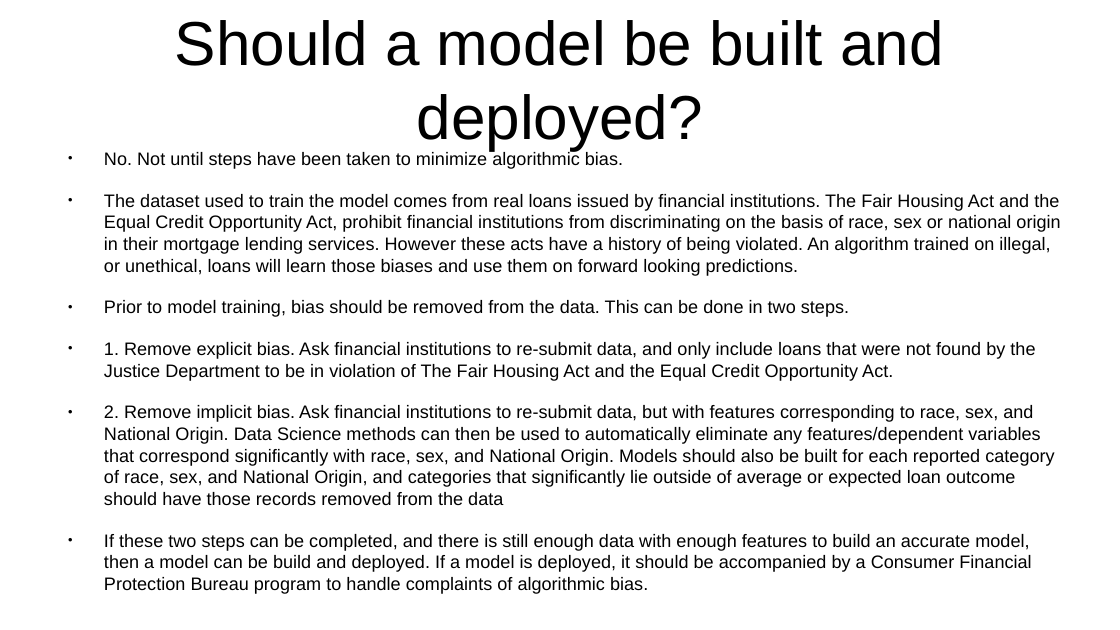
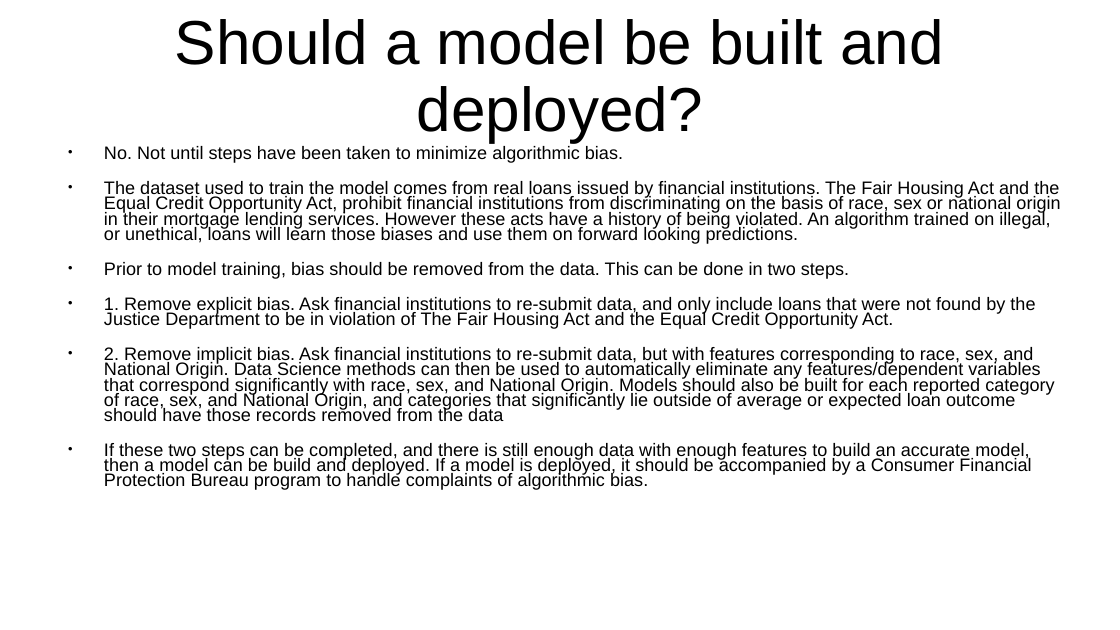
Before and after one commit to mbradds/loan-origination-model, a slide deck: slide 4 of loan_approval_slides_gm.pptx. Drawn at 1120x630 pixels with LibreOffice and Linux fonts; fonts in the diff are those of the drawing. Boxes give left, top, right and bottom in pixels: in the first picture for what was removed or moved away, otherwise in the second. Text is boxed around its words. In the diff, an @@ line names an element or a change of style, - is before the commit and + after.

```diff
--- a/loan_approval_slides_gm.pptx
+++ b/loan_approval_slides_gm.pptx
@@ title "Should a model be built ..." at [175, 19, 944, 142]: line spacing 1 to 0.9 @@
@@ text "No. Not until steps have ..." at [104, 146, 1060, 490]: line spacing 1 to 0.7 @@
```
Also in this commit, not shown: 3 other slides changed.
